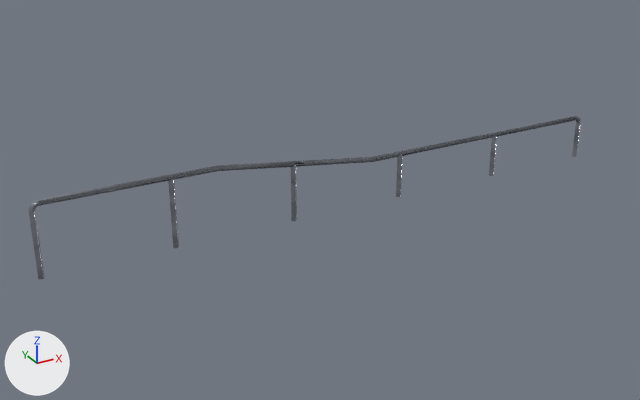
The glTF model public/katalog/modelle/rail-550.gltf, before and after one commit.
Before and after are seen from a 50 mm lens placed at (-3.78, -6.35, 3.31), pointed at (-0.22, 0.12, 0.08). Lighting does not change. The marker at lower left points along +X, +Y and +Z. The first picture is the older version.

In view in the first picture: 'SK0166_Rail_550.001'.
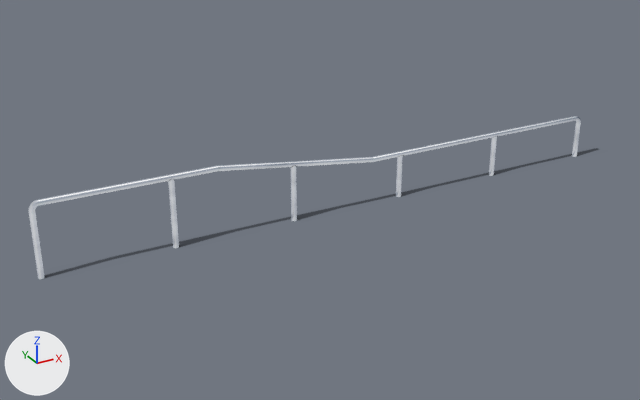
Where the change shows, as pixel boxes (x1, y1, x2, y2) in the pictures (640 x 400 px):
'SK0166_Rail_550.001', recoloured
    both: (28, 116, 581, 279)
'Schatten', added
    after: (44, 148, 598, 278)

The change, as a diff of the scene's bpy script:
```diff
--- a/public/katalog/modelle/rail-550.gltf.py
+++ b/public/katalog/modelle/rail-550.gltf.py
@@ img_rail_550_licht @@
+img_rail_550_licht = load_image('rail-550_licht', 'texturen/rail-550_licht.jpg', 2048, 2048, 'sRGB')
@@ img_rail_550_schatten @@
+img_rail_550_schatten = load_image('rail-550_schatten', 'texturen/rail-550_schatten.png', 635, 23, 'sRGB')
@@ mat_stahl_web_031 @@
+mat_stahl_web_031 = bpy.data.materials.new('Stahl_web.031')
+# uses the picture img_rail_550_licht
@@ mat_schatten_038 @@
+mat_schatten_038 = bpy.data.materials.new('Schatten.038')
+# uses the picture img_rail_550_schatten
@@ me_sk0166_rail_550_001 @@
 me_sk0166_rail_550_001.from_pydata(...)  # 1152 vertices, 2488 faces; spans x -2.77..2.77, y -0.02..0.02, z 0.0..0.65
-me_sk0166_rail_550_001.materials.append(mat_stahl_web_064)
+me_sk0166_rail_550_001.materials.append(mat_stahl_web_031)
@@ me_schatten @@
+me_schatten.from_pydata(...)  # 4 vertices, 2 faces; spans x -2.82..3.18, y -0.09..0.13, z 0.0
+me_schatten.materials.append(mat_schatten_038)
@@ ob_schatten @@
+ob_schatten = bpy.data.objects.new('Schatten', me_schatten)
+ob_schatten.location = (0.0, 0.0, 0.0)
```
